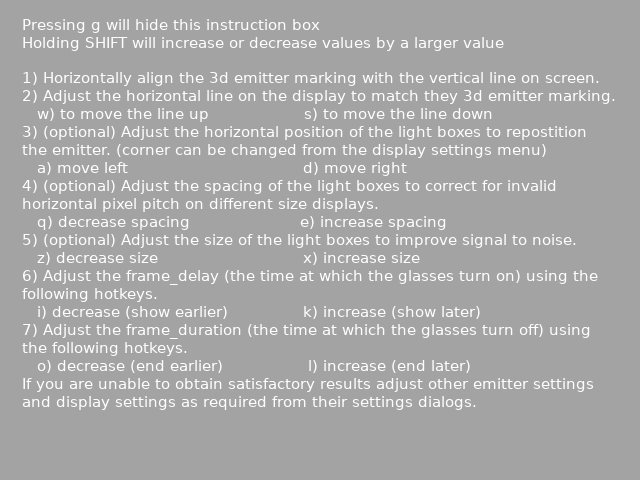
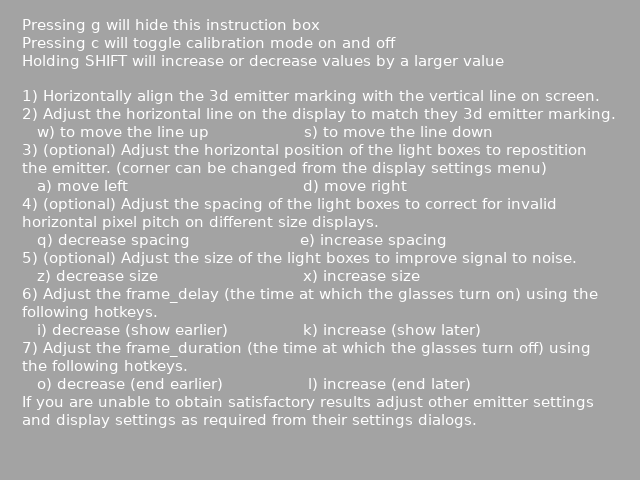
Layer changes from the first 640 x 480 image to the second:
painted on "Pressing g will hide this inst..." over (22, 37, 615, 428)
